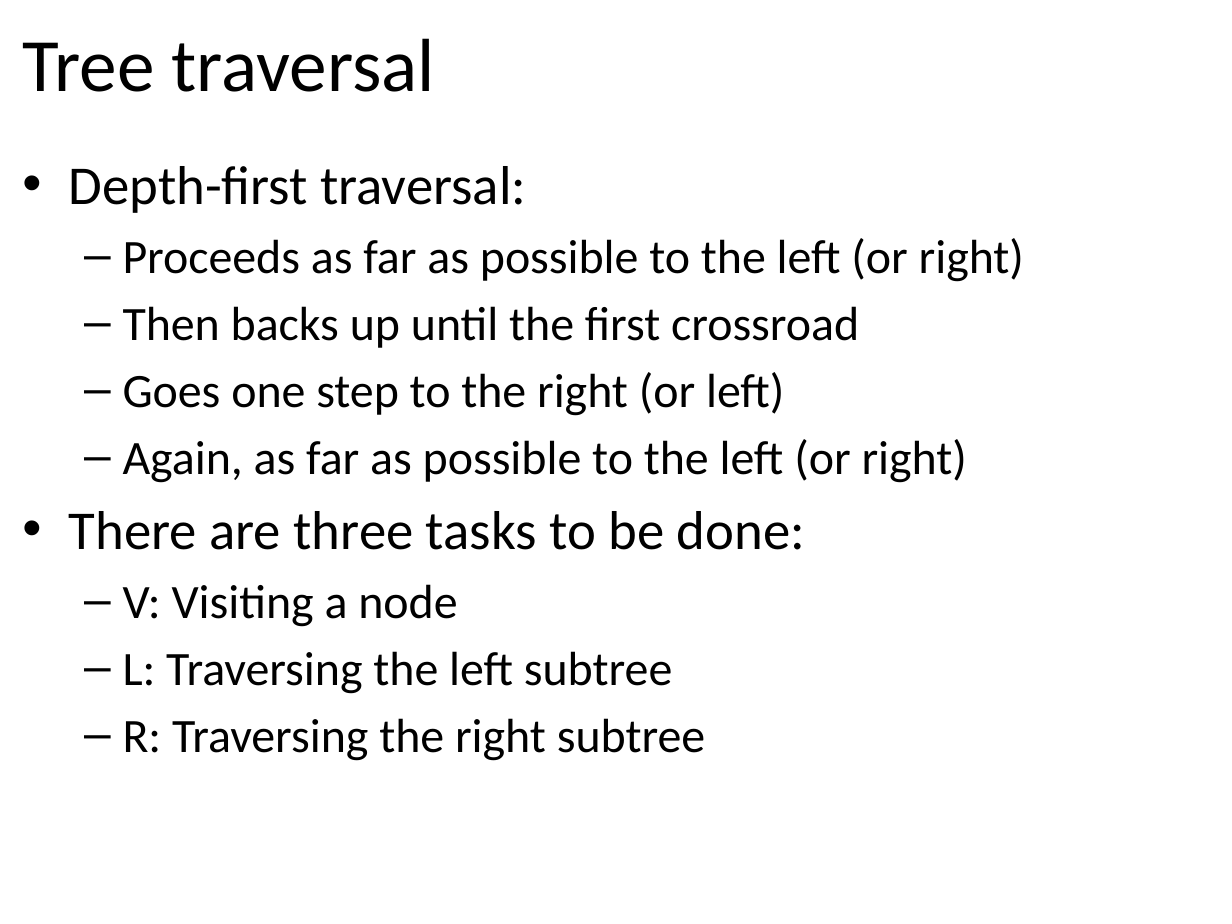
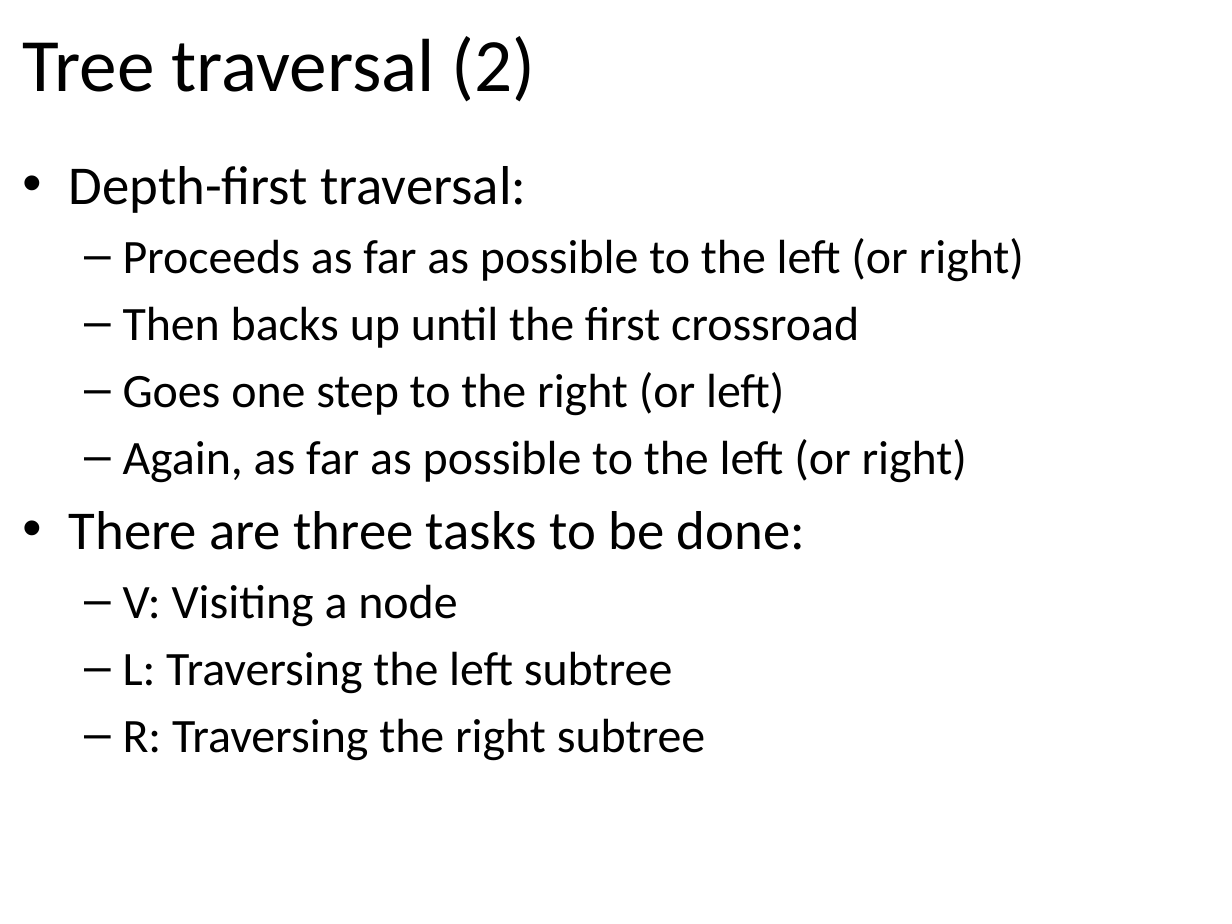
Before and after one commit to tutrunghieu/dsa-2017-java-tutorial, a slide deck: slide 18 of dsa2017-java-online/handouts/data-day05/Lecture 06 - Chapter 06 - Binary Trees - Day 1.pptx. Drawn at 1232x924 pixels with LibreOffice and Linux fonts; fonts in the diff are those of the drawing. Boxes give left, top, right and bottom in pixels: in the first picture for what was removed or moved away, otherwise in the second. Text is boxed around its words. In the diff, an @@ line names an element or a change of style, - is before the commit and + after.

```diff
--- a/dsa2017-java-online/handouts/data-day05/Lecture 06 - Chapter 06 - Binary Trees - Day 1.pptx
+++ b/dsa2017-java-online/handouts/data-day05/Lecture 06 - Chapter 06 - Binary Trees - Day 1.pptx
@@ title at (22,36,536,102): text changed @@
-Tree traversal
+Tree traversal (2)
```
Also in this commit, not shown: 6 other slides changed, 4 slides added, 4 slides removed, 6 other files.
